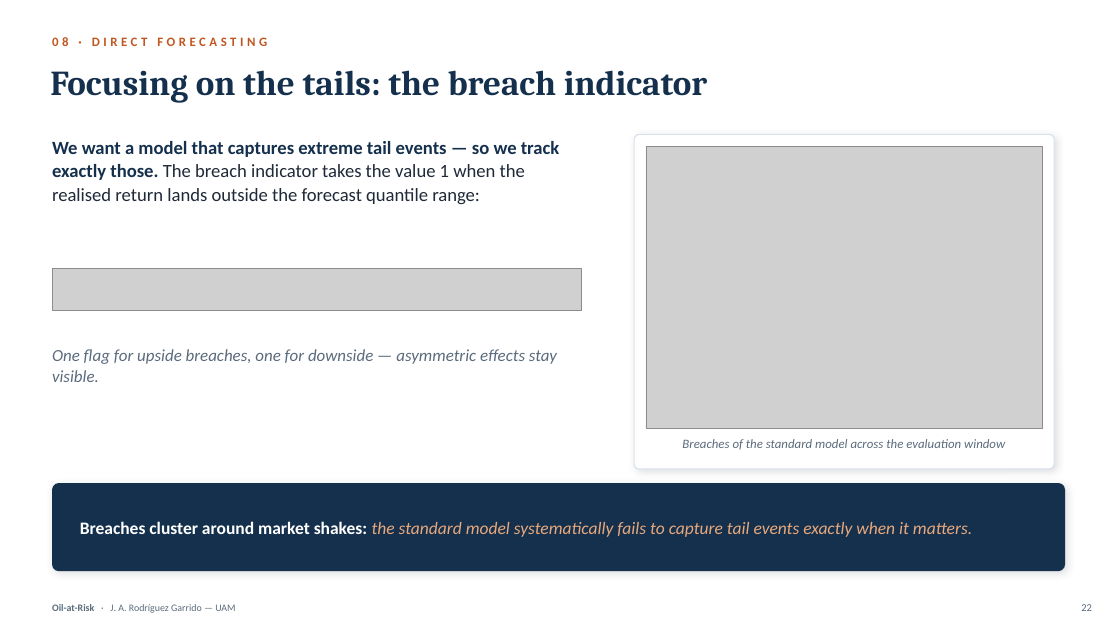
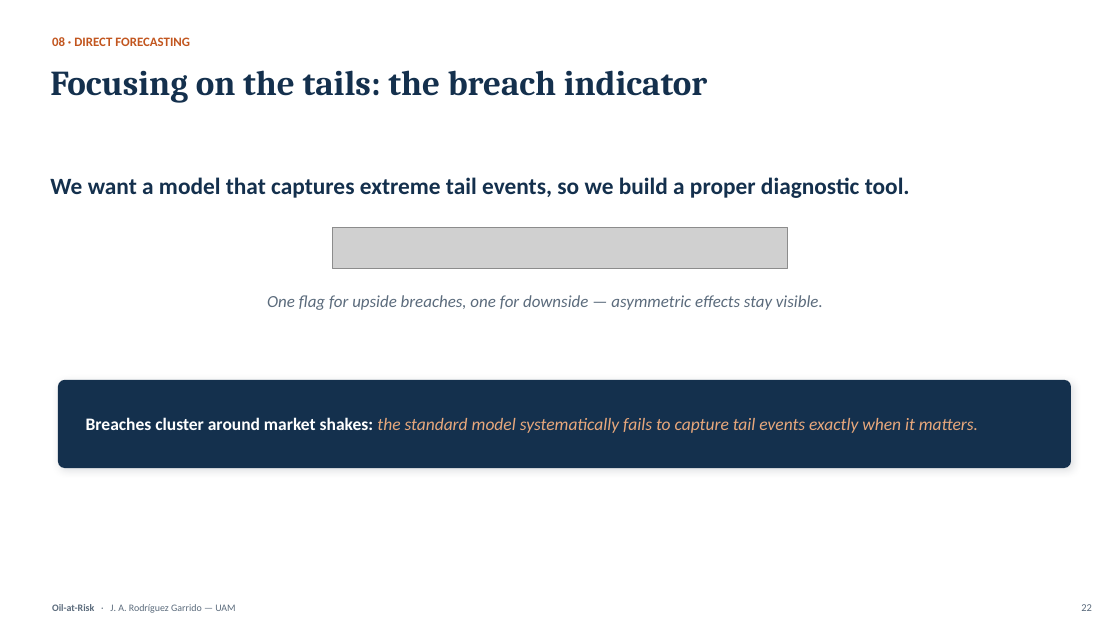
Before and after one commit to Alejandro-bot-one/Oil-at-Risk, a slide deck: slide 20 of deliverable/presentation/Oil-at-Risk_Defense.pptx (slide 22 before the commit). Drawn at 1120x630 pixels with LibreOffice and Linux fonts; fonts in the diff are those of the drawing; grey boxes stand for pictures. Boxes give left, top, right and bottom in pixels: in the first picture for what was removed or moved away, otherwise in the second. Text is boxed around its words. In the diff, an @@ line names an element or a change of style, - is before the commit and + after.

```diff
--- a/deliverable/presentation/Oil-at-Risk_Defense.pptx
+++ b/deliverable/presentation/Oil-at-Risk_Defense.pptx
@@ text "08 · DIRECT FORECASTING" at bbox=[52, 37, 190, 46]: letter spacing 3 to 0 pt @@
@@ rounded rectangle removed at bbox=[634, 134, 1054, 469] @@
@@ picture removed at bbox=[646, 146, 1043, 429] @@
@@ text at bbox=[50, 177, 910, 198]: text changed; size 16 to 20 pt; text colour #1F2937 to #14304D; bold on @@
-We want a model that captures extreme tail events — so we track exactly those. The breach indicator takes the value 1 when the realised return lands outside the forecast quantile range:
+We want a model that captures extreme tail events, so we build a proper diagnostic tool.
@@ picture added at bbox=[333, 227, 788, 268] @@
@@ picture removed at bbox=[52, 269, 581, 310] @@
@@ text "One flag for upside breaches, ...": place and size @@
-text "One flag for upside breaches, ..." at bbox=[52, 349, 557, 382]
+text "One flag for upside breaches, ..." at bbox=[267, 295, 823, 310]
@@ text "One flag for upside breaches, ..." at bbox=[267, 295, 823, 310]: alignment left to centre @@
@@ rounded rectangle: place and size @@
-rounded rectangle at bbox=[52, 483, 1065, 571]
+rounded rectangle at bbox=[58, 380, 1071, 468]
@@ text "Breaches cluster around market shakes: ...": place and size @@
-text "Breaches cluster around market shakes: ..." at bbox=[80, 521, 972, 537]
+text "Breaches cluster around market shakes: ..." at bbox=[86, 417, 978, 433]
@@ text removed at bbox=[682, 439, 1005, 450] @@
-Breaches of the standard model across the evaluation window
```
Also in this commit, not shown: 63 other slides changed, 5 slides added, 1 slide removed, 10 other files.
